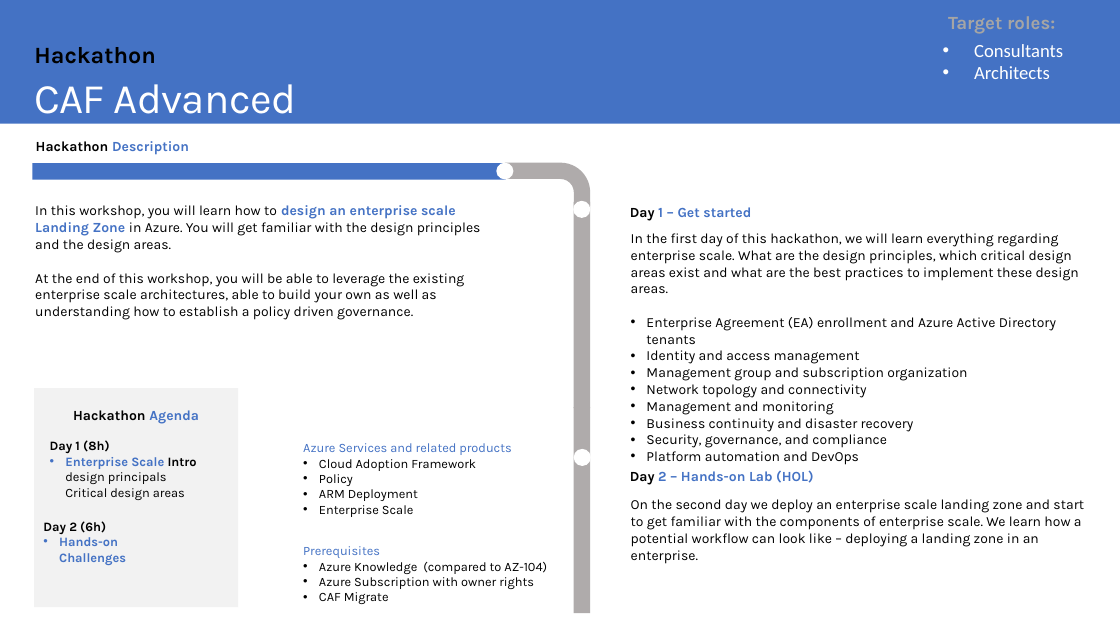
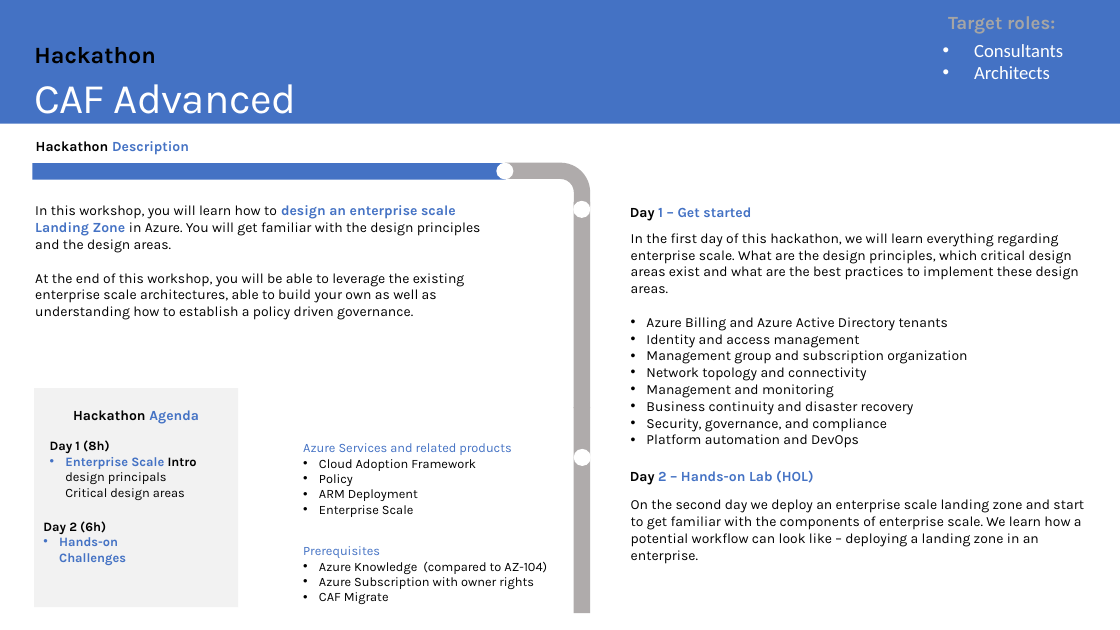
Before and after one commit to vrhovnik/CAF-Expert-Learning-Path, a slide deck: slide 2 of 04-CAF Advanced - Landing Zones Accelerator/00-CAF Advanced-Agenda.pptx. Drawn at 1120x630 pixels with LibreOffice and Linux fonts; fonts in the diff are those of the drawing. Boxes give left, top, right and bottom in pixels: in the first picture for what was removed or moved away, otherwise in the second. Text is boxed around its words. In the diff, an @@ line names an element or a change of style, - is before the commit and + after.

```diff
--- a/04-CAF Advanced - Landing Zones Accelerator/00-CAF Advanced-Agenda.pptx
+++ b/04-CAF Advanced - Landing Zones Accelerator/00-CAF Advanced-Agenda.pptx
@@ text at (x1=646, y1=317, x2=949, y2=331): text changed @@
-• Enterprise Agreement (EA) enrollment and Azure Active Directory tenants
+• Azure Billing and Azure Active Directory tenants
```
